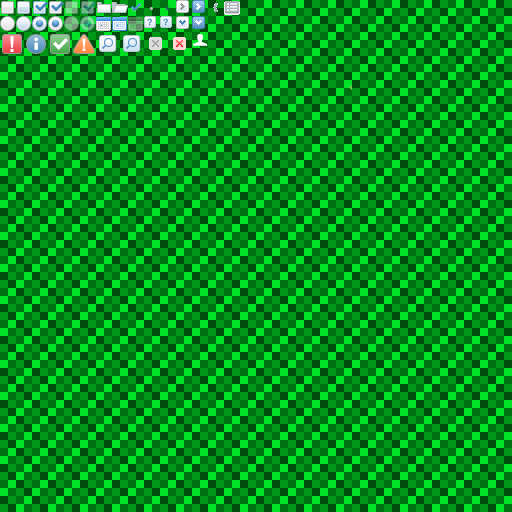
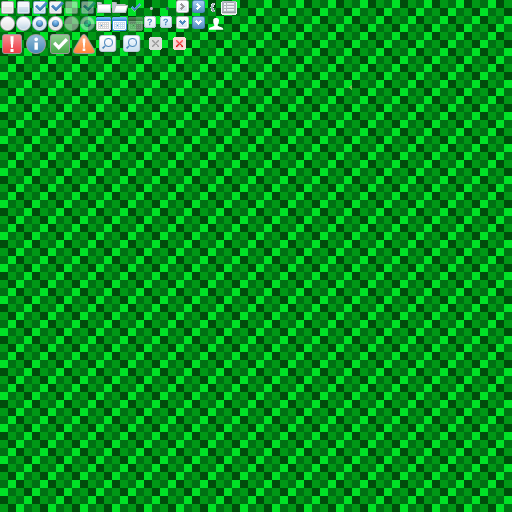
Layered file, before and after one edit (512 x 512). Changes by layer:
painted on "Layer 1" over [193, 1, 240, 46]
